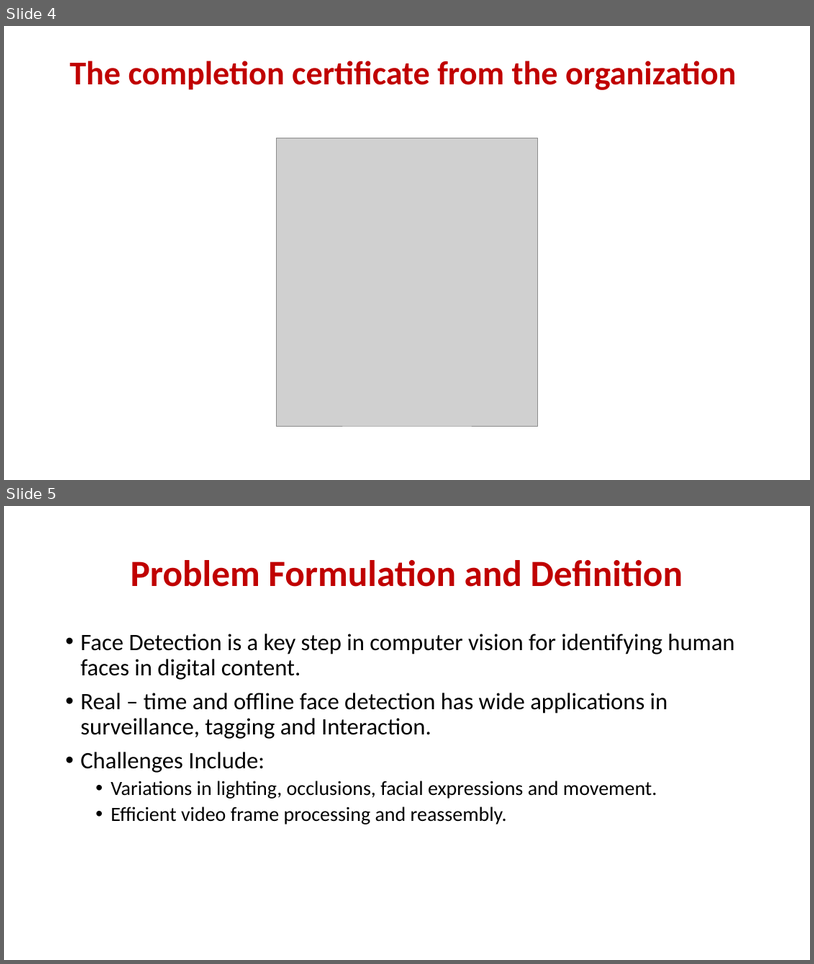
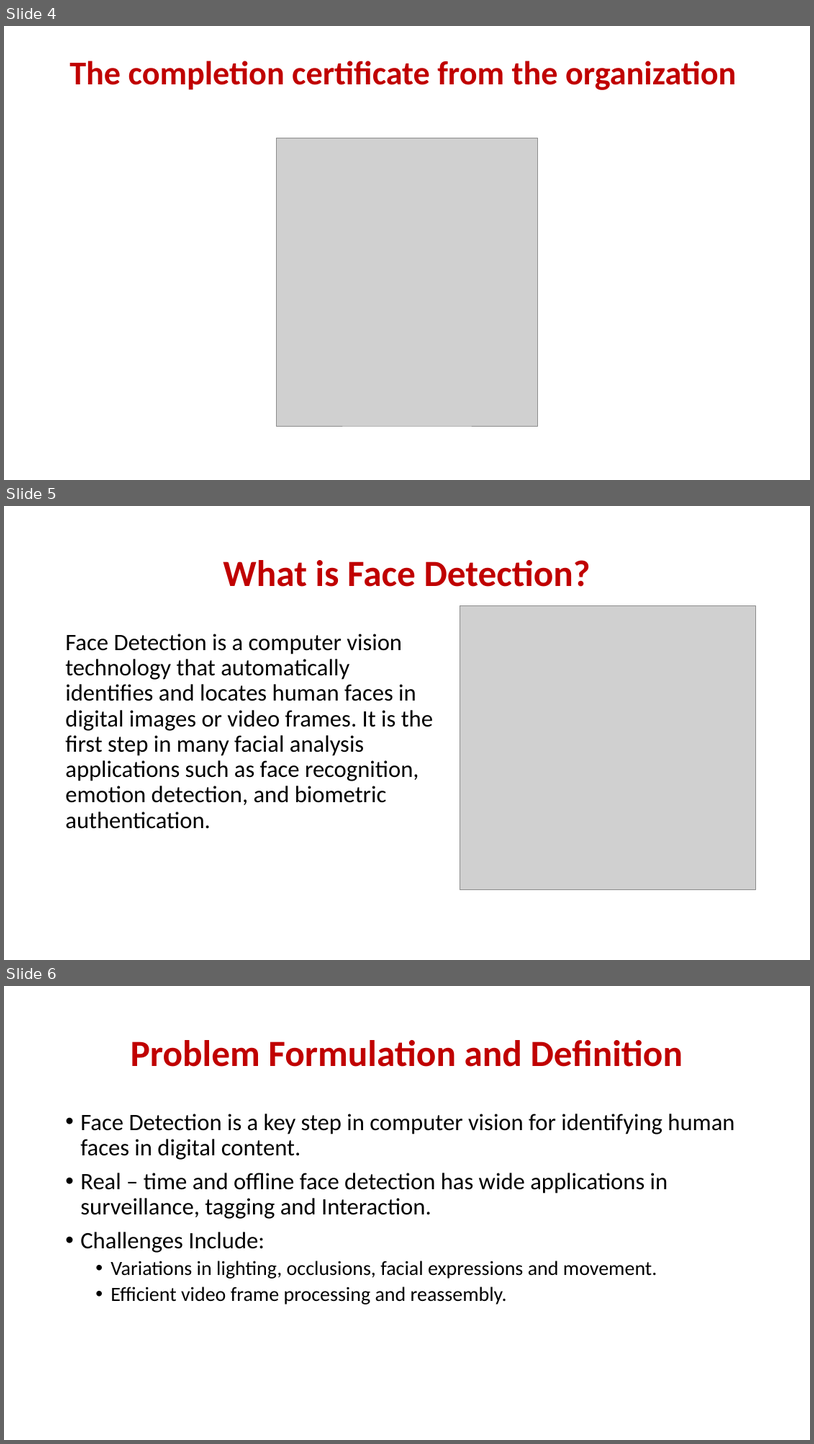
Before and after one commit to Sankrita05/FaceTech, a slide deck: FaceTech Project Presentation.pptx. Shown one above the other, each under a label of ours: slides 4 and 5 before the commit, slides 4, 5 and 6 after it. The pictures are 814x964 and 814x1444 pixels, drawn with LibreOffice and Linux fonts; fonts in the diff are those of the drawing; grey boxes stand for pictures; background and template pictures are left out. Boxes give left, top, right and bottom in pixels: in the first picture for what was removed or moved away, otherwise in the second. Text is boxed around its words. In the diff, an @@ line names an element or a change of style, - is before the commit and + after.

```diff
--- a/FaceTech Project Presentation.pptx
+++ b/FaceTech Project Presentation.pptx
@@ slide 5 added at [4,506,810,960], background picture (left out) @@
@@ title added at [223,560,591,587], 44 pt, text #C00000, bold @@
+What is Face Detection?
@@ picture added at [460,606,756,889] @@
@@ text added at [65,633,433,829], 28 pt, text #000000 @@
+Face Detection is a computer vision technology that automatically identifies and locates human faces in digital images or video frames. It is the first step in many facial analysis applications such as face recognition, emotion detection, and biometric authentication.
@@ what was slide 5 is now slide 6 @@
```
Also in this commit, not shown: 1 slide changed, 2 other files.
